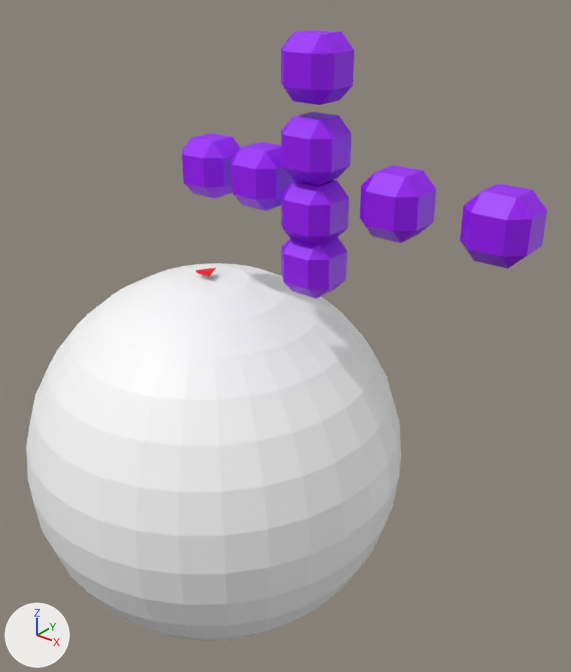
Before and after pictures for a commit that changed the Blender file scenes/space.blend.
The view is the same before and after, from a 50 mm camera at (20.0, -20.3, 19.0) aimed at (2.8, 1.1, 5.7). The lights are fixed; the arrows at lower left show +X, +Y and +Z.

Names of what the first picture shows: 'Asteroid', 'Asteroid.001', 'Asteroid.002', 'Asteroid.003', 'Asteroid.004', 'Asteroid.005', 'Asteroid.006', 'Asteroid.007', 'Planet'.
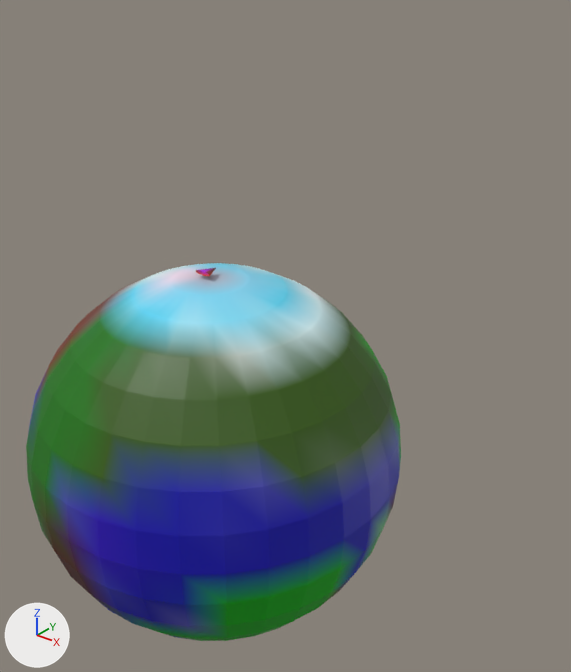
Changed parts and their boxes (x1, y1, x2, y2) in the pictures (571 x 672 px):
'Asteroid.003', moved (not visible afterwards): before (460, 184, 547, 269)
'Asteroid.001', moved (not visible afterwards): before (281, 30, 354, 105)
'Asteroid.007', moved (not visible afterwards): before (360, 165, 436, 243)
'Asteroid.002', moved (not visible afterwards): before (281, 112, 351, 185)
'Asteroid', moved (not visible afterwards): before (281, 180, 349, 245)
'Asteroid.006', moved (not visible afterwards): before (281, 237, 347, 299)
'Asteroid.005', moved (not visible afterwards): before (231, 142, 296, 211)
'Asteroid.004', moved (not visible afterwards): before (182, 133, 241, 198)
part 1 of me_planet, recoloured: (26, 263, 401, 641) in both

What the commit changed:
me_planet has 482 vertices, 512 faces and spans x -1.0..1.0, y -1.0..1.0, z -1.0..1.0.
me_planet is used by ob_planet; location (0.0, 0.0, 0.0); scale (7.76, 7.76, 7.76).
me_planet part 1: 512 faces centred in x -0.98..0.98, y -0.98..0.98, z -0.99..0.99 are repainted in the vertex colours, in many colours.
Object 'Asteroid' (ob_asteroid) moves from (4.93, 0.0, 11.28) to (0.0, 0.0, 0.0).
Object 'Asteroid.001' (ob_asteroid_001) moves from (4.93, 0.0, 15.8) to (0.0, 0.0, 0.0).
Object 'Asteroid.002' (ob_asteroid_002) moves from (4.93, 0.0, 13.34) to (0.0, 0.0, 0.0).
Object 'Asteroid.003' (ob_asteroid_003) moves from (11.46, 0.0, 12.09) to (0.0, 0.0, 0.0).
Object 'Asteroid.004' (ob_asteroid_004) moves from (0.39, 0.0, 12.09) to (0.0, 0.0, 0.0).
Object 'Asteroid.005' (ob_asteroid_005) moves from (2.75, 0.0, 12.09) to (0.0, 0.0, 0.0).
Object 'Asteroid.006' (ob_asteroid_006) moves from (4.93, 0.0, 9.45) to (0.0, 0.0, 0.0).
Object 'Asteroid.007' (ob_asteroid_007) moves from (8.04, 0.0, 12.09) to (0.0, 0.0, 0.0).
